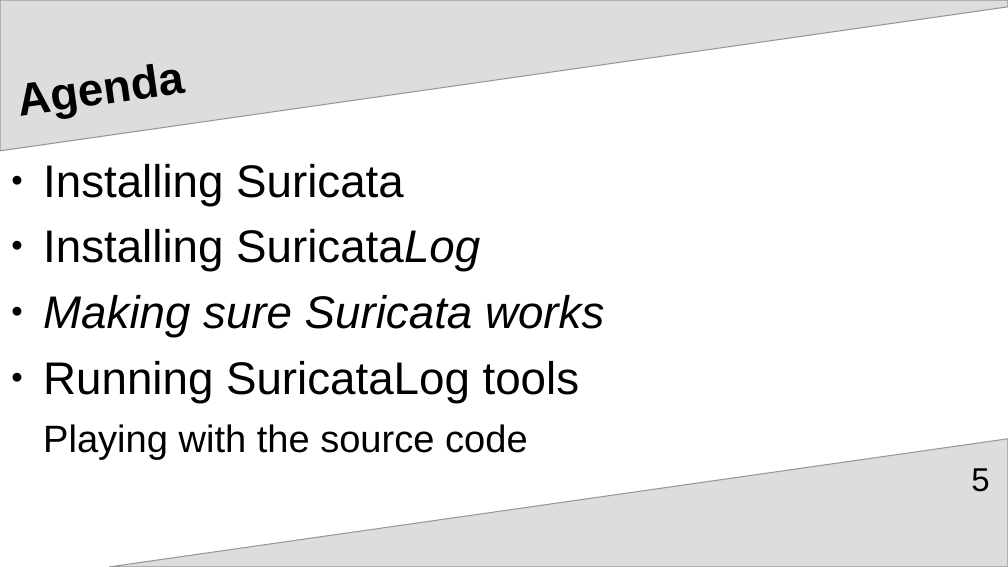
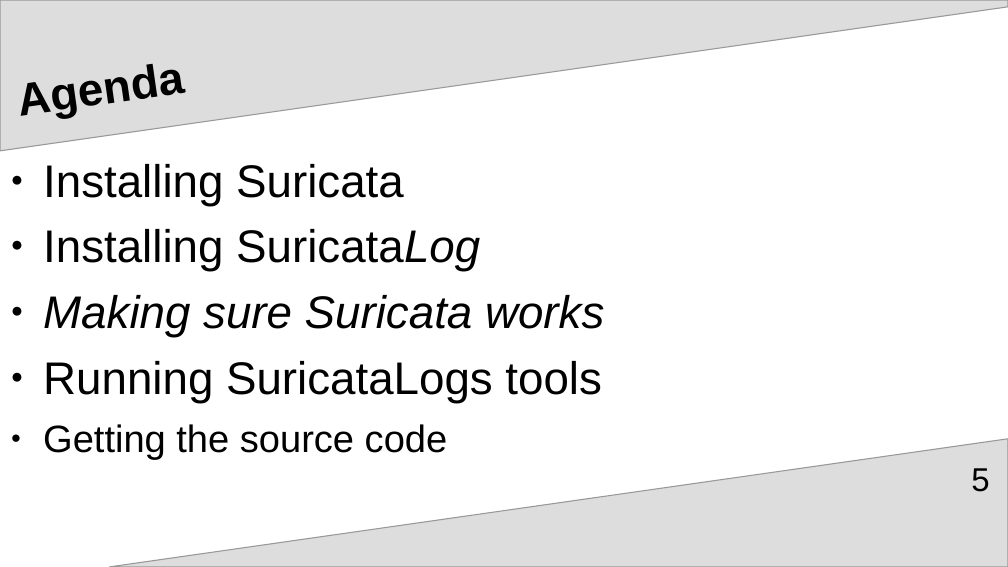
Before and after one commit to josevnz/SuricataLog, a slide deck: slide 5 of pre_SuriCon_2024/SuricataLog.odp. Drawn at 1008x567 pixels with LibreOffice and Linux fonts; fonts in the diff are those of the drawing. Boxes give left, top, right and bottom in pixels: in the first picture for what was removed or moved away, otherwise in the second. Text is boxed around its words. In the diff, an @@ line names an element or a change of style, - is before the commit and + after.

```diff
--- a/pre_SuriCon_2024/SuricataLog.odp
+++ b/pre_SuriCon_2024/SuricataLog.odp
@@ text at bbox=[43, 361, 602, 460]: text changed; size 30 to 36 pt @@
-● Running SuricataLog tools
-Playing with the source code
+● Running SuricataLogs tools
+● Getting the source code
```
Also in this commit, not shown: 5 other slides changed, 1 slide removed.
